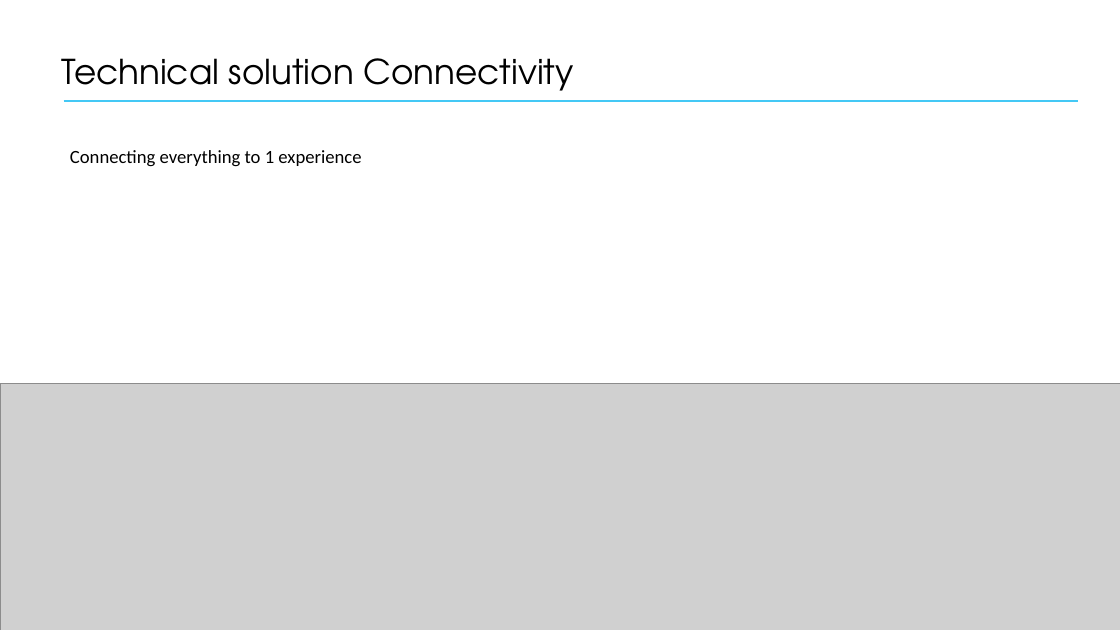
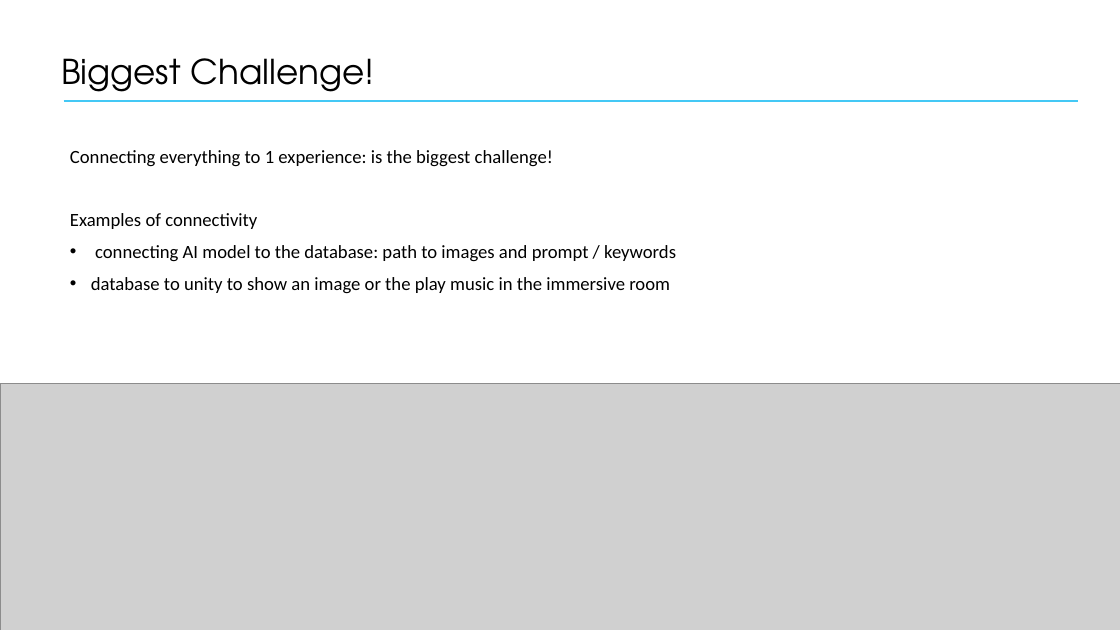
Before and after one commit to IsabelleDesle/VirtualGlobeTrotter, a slide deck: slide 13 of Presentation/PresentationVGT.pptx (slide 12 before the commit). Drawn at 1120x630 pixels with LibreOffice and Linux fonts; fonts in the diff are those of the drawing; grey boxes stand for pictures; background and template pictures are left out. Boxes give left, top, right and bottom in pixels: in the first picture for what was removed or moved away, otherwise in the second. Text is boxed around its words. In the diff, an @@ line names an element or a change of style, - is before the commit and + after.

```diff
--- a/Presentation/PresentationVGT.pptx
+++ b/Presentation/PresentationVGT.pptx
@@ title at (x1=61, y1=58, x2=375, y2=101): text changed @@
-Technical solution Connectivity
+Biggest Challenge!
@@ text at (x1=70, y1=150, x2=676, y2=294): text changed @@
-Connecting everything to 1 experience
+Connecting everything to 1 experience: is the biggest challenge!
+Examples of connectivity
+• connecting AI model to the database: path to images and prompt / keywords
+• database to unity to show an image or the play music in the immersive room
```
Also in this commit, not shown: 11 other slides changed, 3 slides added, 2 slides removed, 6 other files.
